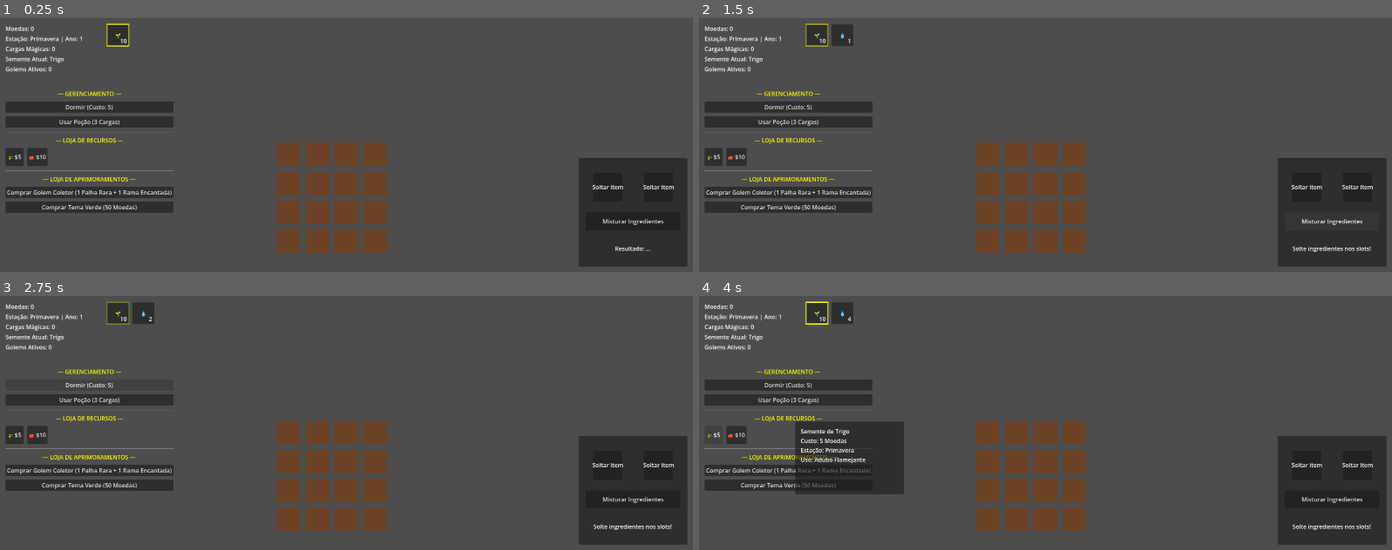
Above: before the commit, frames 1-4 (two rows, left to right).
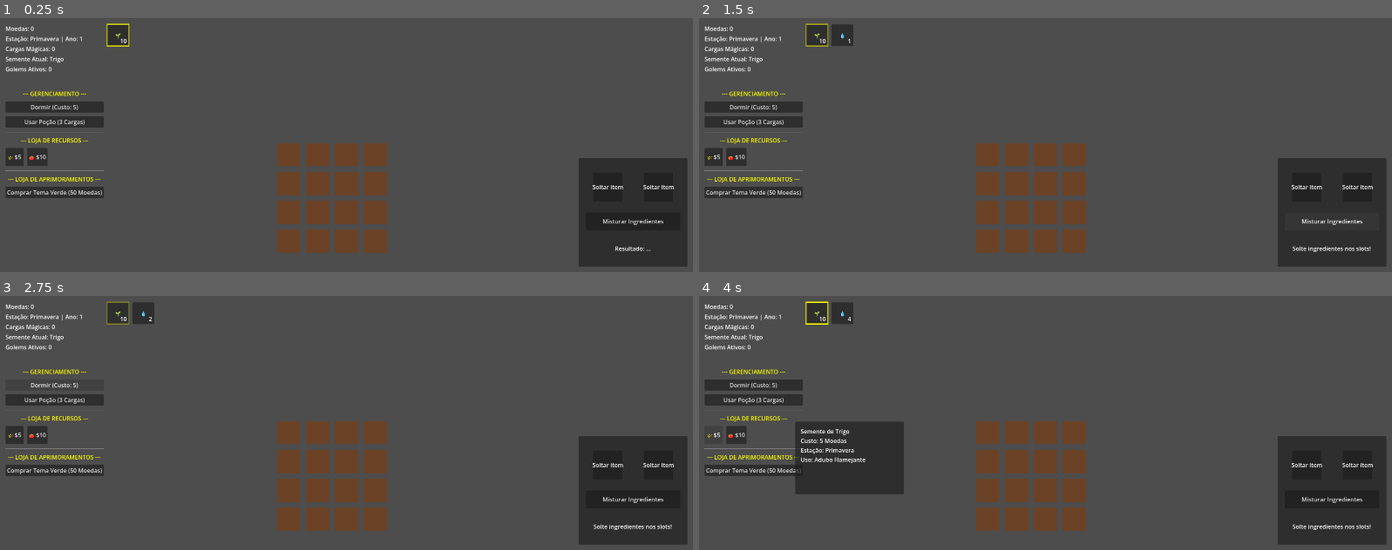
Above: after the commit, the same moments.

Repository: LeandroSatsuki/Cauldron-Crops
Game: Godot game, scene res://Scenes/Main.tscn
Same seed, same stepped clock (60 frames per second), same inputs: the game is played once before the commit and once after it.
Inputs (mouse positions are in pixels of both pictures, inside the frame that each line leads up to):
- Up to frame 1 (0.25 s): no input
- Up to frame 2 (1.5 s): click (789, 193) at 0.5 s, where only the run before the commit has a clickable "Comprar Golem Coletor (1 Palh…"; click "Misturar Ingredientes" at 1.25 s
- Up to frame 3 (2.75 s): click "Dormir (Custo: 5)" at 2 s
- Up to frame 4 (4 s): click "Usar Poção (3 Cargas)" at 2.75 s; click "🌾 $5" at 3.5 s

The runs differ from the first frame. In frame 1, 3.2% of the frame differs, in the area x 0-26%, y 28-77%; in frame 2, 3.2%; in frame 3, 2.8%; in frame 4, 2.4%.

Commit message:
preparacao para o golem alquimico

Diff:
--- a/Scenes/UI.tscn
+++ b/Scenes/UI.tscn
@@ -86,10 +86,6 @@
 text = "--- LOJA DE APRIMORAMENTOS ---"
 horizontal_alignment = 1
 
-[node name="ComprarGolemButton" type="Button" parent="LeftPanel"]
-layout_mode = 2
-text = "Comprar Golem Coletor (100 Moedas)"
-
 [node name="ComprarCosmeticoButton" type="Button" parent="LeftPanel"]
 layout_mode = 2
 text = "Comprar Tema Verde (50 Moedas)"
--- a/Scripts/Cauldron.gd
+++ b/Scripts/Cauldron.gd
@@ -37,37 +37,60 @@
 			resultado_label.text = "Ingredientes insuficientes!"
 		return
 
-	# Consume items from GlobalInventory
-	var removed_1 = GlobalInventory.remover_item(item1, 1)
-	var removed_2 = GlobalInventory.remover_item(item2, 1)
-
-	if not (removed_1 and removed_2):
-		if removed_1:
-			GlobalInventory.adicionar_item(item1, 1)
-		if removed_2:
-			GlobalInventory.adicionar_item(item2, 1)
-		if resultado_label:
-			resultado_label.text = "Erro ao consumir ingredientes!"
-		return
-
+	# Determinar o resultado da combinação antes de consumir os ingredientes
 	var chave1 = item1 + "_" + item2
 	var chave2 = item2 + "_" + item1
 	var resultado = ""
+	var chave_combinacao = ""
 
 	if Database.receitas_alquimia.has(chave1):
 		resultado = Database.receitas_alquimia[chave1]
+		chave_combinacao = chave1
 	elif Database.receitas_alquimia.has(chave2):
 		resultado = Database.receitas_alquimia[chave2]
+		chave_combinacao = chave2
 
-	if resultado != "":
-		GlobalInventory.adicionar_item(resultado, 1)
+	if resultado == "golem_coletor":
+		if EconomyManager.total_golems >= EconomyManager.max_golems:
+			if resultado_label:
+				resultado_label.text = "Capacidade máxima de Golems atingida!"
+			return
 
-		var chave_combinacao = chave1 if Database.receitas_alquimia.has(chave1) else chave2
-		if not GlobalInventory.receitas_descobertas.has(chave_combinacao):
-			GlobalInventory.receitas_descobertas.append(chave_combinacao)
+		# Consome os ingredientes
+		var removed_1 = GlobalInventory.remover_item(item1, 1)
+		var removed_2 = GlobalInventory.remover_item(item2, 1)
+		if removed_1 and removed_2:
+			EconomyManager.total_golems += 1
+			if not GlobalInventory.receitas_descobertas.has(chave_combinacao):
+				GlobalInventory.receitas_descobertas.append(chave_combinacao)
+			if resultado_label:
+				resultado_label.text = "Sucesso: Golem Coletor despertou!"
+		else:
+			if removed_1:
+				GlobalInventory.adicionar_item(item1, 1)
+			if removed_2:
+				GlobalInventory.adicionar_item(item2, 1)
+			if resultado_label:
+				resultado_label.text = "Erro ao consumir ingredientes!"
+	else:
+		# Comportamento normal das outras poções
+		var removed_1 = GlobalInventory.remover_item(item1, 1)
+		var removed_2 = GlobalInventory.remover_item(item2, 1)
 
-		if resultado_label:
-			resultado_label.text = "Nova Descoberta: " + resultado
-	else:
-		if resultado_label:
-			resultado_label.text = "Mistura falhou! Ingredientes perdidos."
+		if removed_1 and removed_2:
+			if resultado != "":
+				GlobalInventory.adicionar_item(resultado, 1)
+				if not GlobalInventory.receitas_descobertas.has(chave_combinacao):
+					GlobalInventory.receitas_descobertas.append(chave_combinacao)
+				if resultado_label:
+					resultado_label.text = "Nova Descoberta: " + resultado
+			else:
+				if resultado_label:
+					resultado_label.text = "Mistura falhou! Ingredientes perdidos."
+		else:
+			if removed_1:
+				GlobalInventory.adicionar_item(item1, 1)
+			if removed_2:
+				GlobalInventory.adicionar_item(item2, 1)
+			if resultado_label:
+				resultado_label.text = "Erro ao consumir ingredientes!"
--- a/Scripts/Database.gd
+++ b/Scripts/Database.gd
@@ -53,7 +53,8 @@
 	"carvao_trigo": "pocao_aceleradora",
 	"agua_carvao": "essencia_sombria",
 	"tomate_sol_trigo": "adubo_flamejante",
-	"abobora_sombria_raiz_gelida": "elixir_estacional"
+	"abobora_sombria_raiz_gelida": "elixir_estacional",
+	"palha_rara_rama_encantada": "golem_coletor"
 }
 
 func fabricar_pocao(ingrediente1: String, ingrediente2: String) -> String:
--- a/Scripts/UI.gd
+++ b/Scripts/UI.gd
@@ -13,7 +13,6 @@
 @onready var comprar_cosmetico_button: Button = $LeftPanel/ComprarCosmeticoButton
 @onready var comprar_trigo_button: Button = $LeftPanel/GridSementes/ComprarTrigoButton
 @onready var comprar_verao_button: Button = $LeftPanel/GridSementes/ComprarVeraoButton
-@onready var comprar_golem_button: Button = $LeftPanel/ComprarGolemButton
 
 @onready var inventory_bar: HBoxContainer = $InventoryBar
 @onready var tooltip_panel: Panel = $TooltipPanel
@@ -40,9 +39,6 @@
 		comprar_verao_button.gui_input.connect(func(event): _on_comprar_semente_gui_input(event, "semente_verao", 10, "+1 Semente Tomate", "+10 Semente Tomate"))
 		comprar_verao_button.mouse_entered.connect(_on_comprar_verao_button_mouse_entered)
 		comprar_verao_button.mouse_exited.connect(_on_comprar_verao_button_mouse_exited)
-	if comprar_golem_button:
-		comprar_golem_button.pressed.connect(_on_comprar_golem_button_pressed)
-		comprar_golem_button.text = "Comprar Golem Coletor (1 Palha Rara + 1 Rama Encantada)"
 
 	# Inicializa
 	verificar_e_atualizar_inventario()
@@ -215,21 +211,6 @@
 				GlobalInventory.adicionar_item(semente_id, 10)
 				criar_texto_flutuante(texto_10x, get_viewport().get_mouse_position(), Color.YELLOW)
 
-func _on_comprar_golem_button_pressed() -> void:
-	if EconomyManager.total_golems >= EconomyManager.max_golems:
-		print("Capacidade máxima de Golems atingida!")
-		return
-
-	var palha = GlobalInventory.inventario.get("palha_rara", 0)
-	var rama = GlobalInventory.inventario.get("rama_encantada", 0)
-	if palha >= 1 and rama >= 1:
-		if GlobalInventory.remover_item("palha_rara", 1) and GlobalInventory.remover_item("rama_encantada", 1):
-			EconomyManager.total_golems += 1
-			print("Golem comprado com sucesso!")
-		else:
-			print("Erro ao remover materiais do Golem!")
-	else:
-		print("Faltam materiais raros para o Golem!")
 
 func _on_comprar_trigo_button_mouse_entered() -> void:
 	if tooltip_panel:
